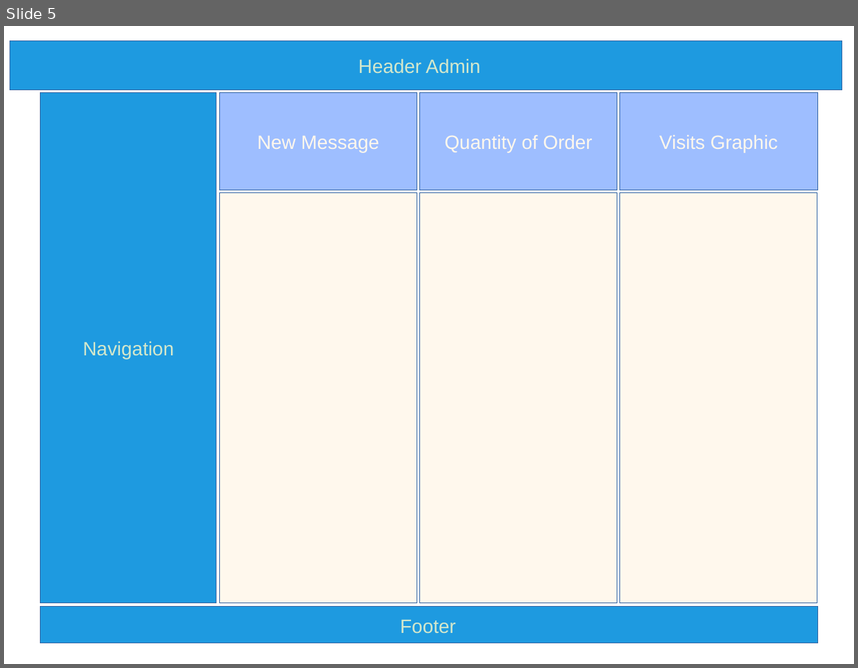
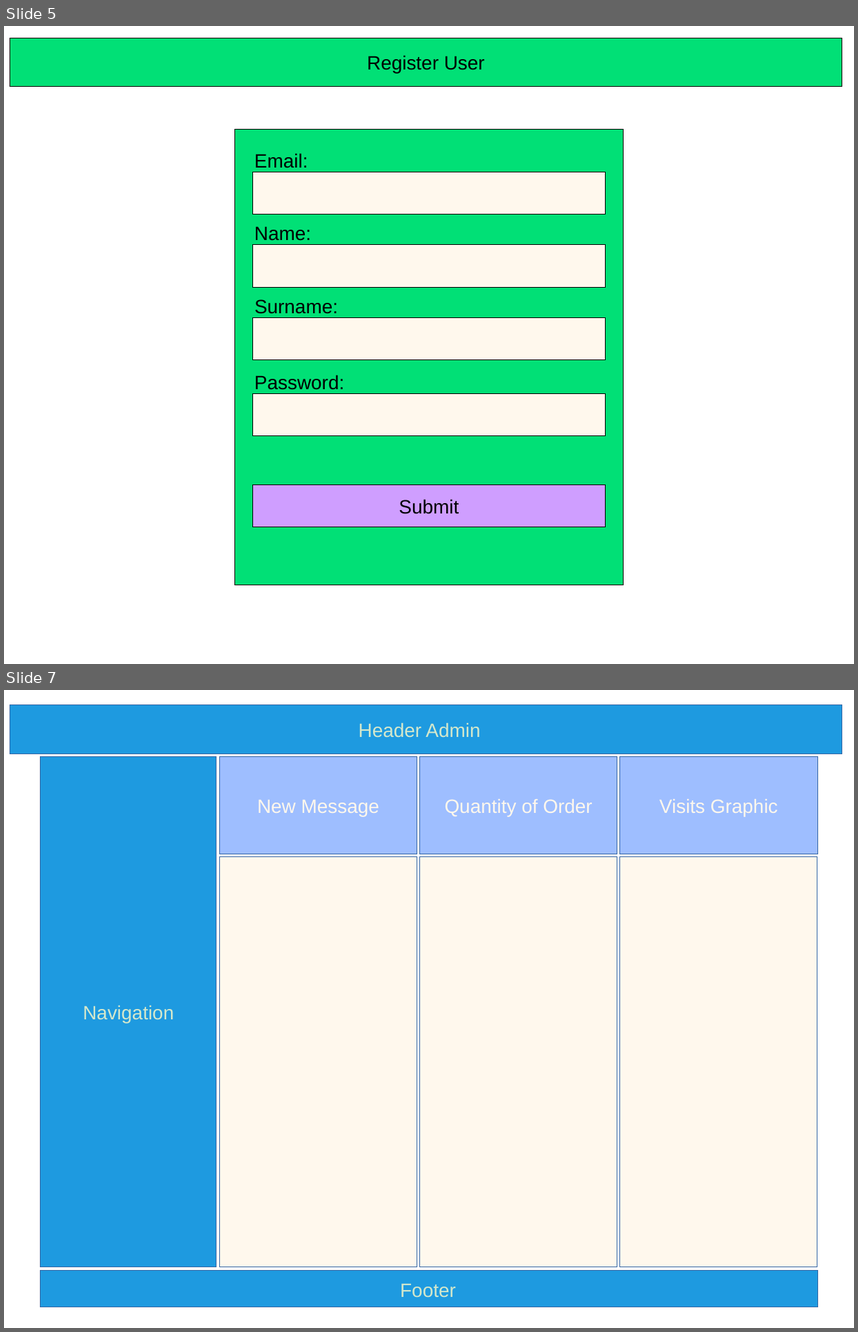
Before and after one commit to bruasu/DAWII-Bruno, a slide deck: schedule/prototype PetShop.odp. Shown one above the other, each under a label of ours: slide 5 before the commit, slides 5 and 7 after it; the slides between them are not shown. The pictures are 858x668 and 858x1332 pixels, drawn with LibreOffice and Linux fonts; fonts in the diff are those of the drawing. Boxes give left, top, right and bottom in pixels: in the first picture for what was removed or moved away, otherwise in the second. Text is boxed around its words. In the diff, an @@ line names an element or a change of style, - is before the commit and + after.

```diff
--- a/schedule/prototype PetShop.odp
+++ b/schedule/prototype PetShop.odp
@@ slide 5 added at box(4, 26, 854, 664), background #FFFFFF @@
@@ rectangle added at box(10, 38, 842, 87), fill #01E076, outline #000000 0 pt, 18 pt, text #000000 @@
+Register User
@@ rectangle added at box(234, 129, 624, 586), fill #01E076, outline #000000 0 pt @@
@@ text added at box(254, 153, 308, 168), 18 pt, text #000000 @@
+Email:
@@ rectangle added at box(253, 172, 606, 214), fill #FFF8ED, outline #000000 0 pt @@
@@ text added at box(254, 226, 311, 241), 18 pt, text #000000 @@
+Name:
@@ rectangle added at box(253, 245, 606, 288), fill #FFF8ED, outline #000000 0 pt @@
@@ text added at box(254, 299, 338, 314), 18 pt, text #000000 @@
+Surname:
@@ rectangle added at box(253, 318, 606, 360), fill #FFF8ED, outline #000000 0 pt @@
@@ text added at box(254, 374, 344, 390), 18 pt, text #000000 @@
+Password:
@@ rectangle added at box(253, 393, 606, 436), fill #FFF8ED, outline #000000 0 pt @@
@@ rectangle added at box(253, 485, 606, 528), fill #CF9EFF, outline #000000 0 pt, 18 pt, text #000000 @@
+Submit
@@ what was slide 5 is now slide 7 @@
```
Also in this commit, not shown: 4 slides changed, 2 other slides added, 3 other files.
